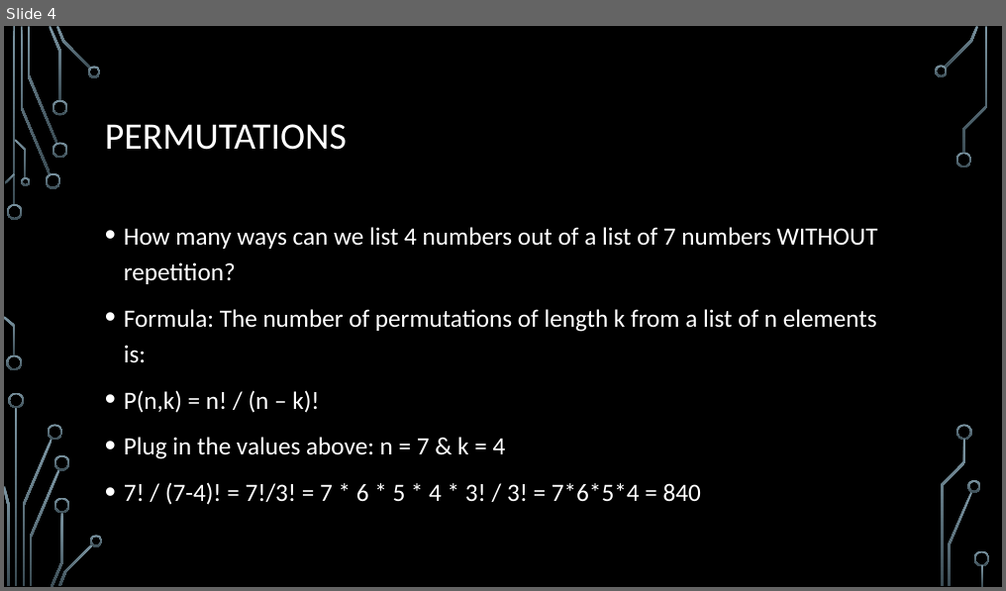
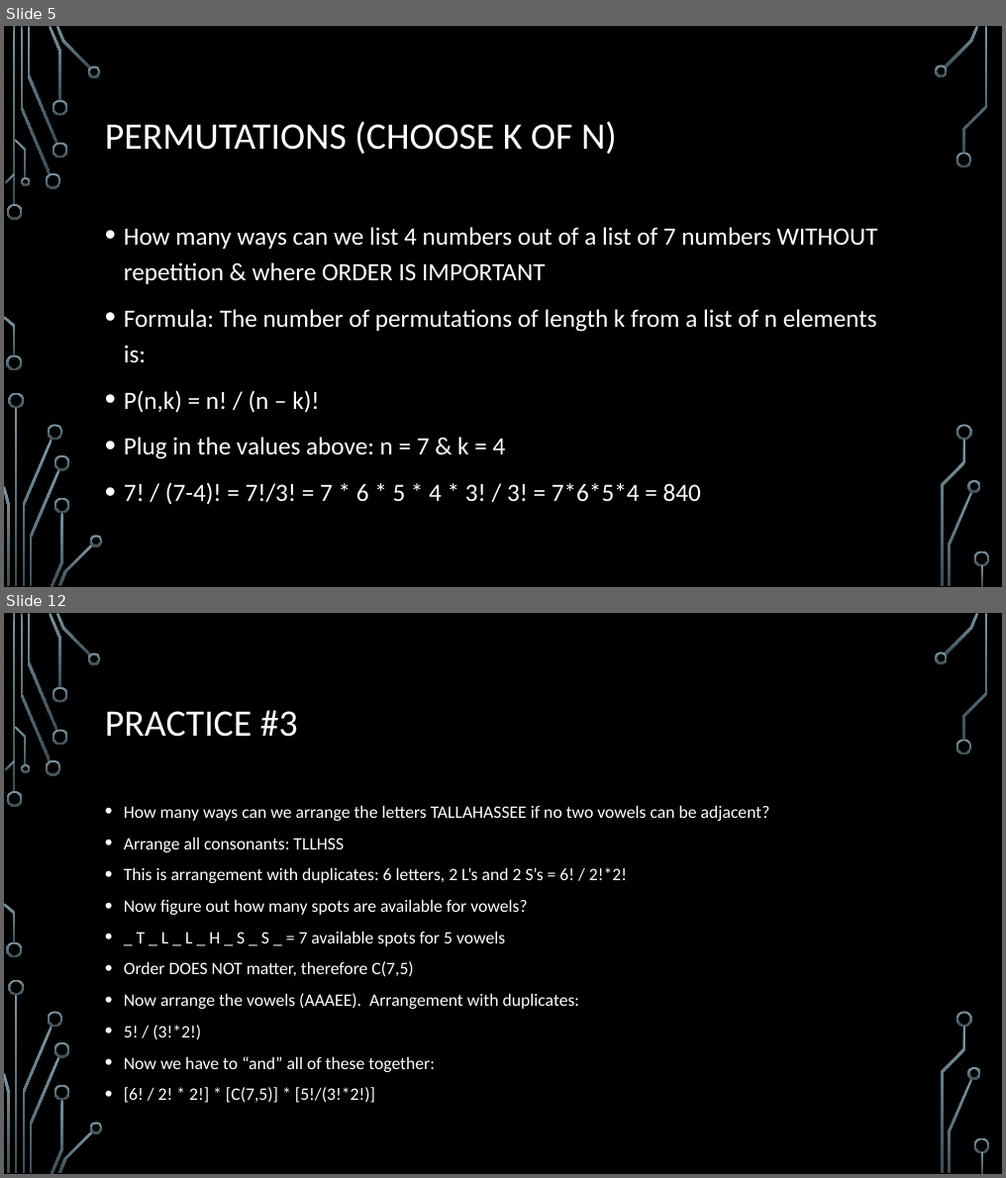
Before and after one commit to jameswilson281/CIS7---Discrete-Structures, a slide deck: Lectures/Lecture 12 - Combinatorics.pptx. Shown one above the other, each under a label of ours: slide 4 before the commit, slides 5 and 12 after it; the slides between them are not shown. The pictures are 1006x591 and 1006x1178 pixels, drawn with LibreOffice and Linux fonts; fonts in the diff are those of the drawing; background and template pictures are left out. Boxes give left, top, right and bottom in pixels: in the first picture for what was removed or moved away, otherwise in the second. Text is boxed around its words. In the diff, an @@ line names an element or a change of style, - is before the commit and + after.

```diff
--- a/Lectures/Lecture 12 - Combinatorics.pptx
+++ b/Lectures/Lecture 12 - Combinatorics.pptx
@@ slide 12 added at box(4, 613, 1002, 1174), background picture (left out); not listed: 36 template elements that a slide beside it also shows @@
@@ title added at box(105, 710, 298, 737), 36 pt, text #FFFFFF @@
+PRACTICE #3
@@ text added at box(124, 805, 770, 1103), 16.8 pt, text #FFFFFF @@
+• How many ways can we arrange the letters TALLAHASSEE if no two vowels can be adjacent?
+• Arrange all consonants: TLLHSS
+• This is arrangement with duplicates: 6 letters, 2 L’s and 2 S’s = 6! / 2!*2!
+• Now figure out how many spots are available for vowels?
+• _ T _ L _ L _ H _ S _ S _ = 7 available spots for 5 vowels
+• Order DOES NOT matter, therefore C(7,5)
+• Now arrange the vowels (AAAEE). Arrangement with duplicates:
+• 5! / (3!*2!)
+• Now we have to “and” all of these together:
+• [6! / 2! * 2!] * [C(7,5)] * [5!/(3!*2!)]
@@ what was slide 4 is now slide 5 @@
@@ slide 5 changed as well @@
@@ title at box(105, 121, 617, 154): text changed @@
-PERMUTATIONS
+PERMUTATIONS (CHOOSE K OF N)
@@ text at box(124, 227, 878, 284): text changed @@
-• How many ways can we list 4 numbers out of a list of 7 numbers WITHOUT repetition?
+• How many ways can we list 4 numbers out of a list of 7 numbers WITHOUT repetition & where ORDER IS IMPORTANT
```
Also in this commit, not shown: 4 other slides changed, 6 other slides added.
